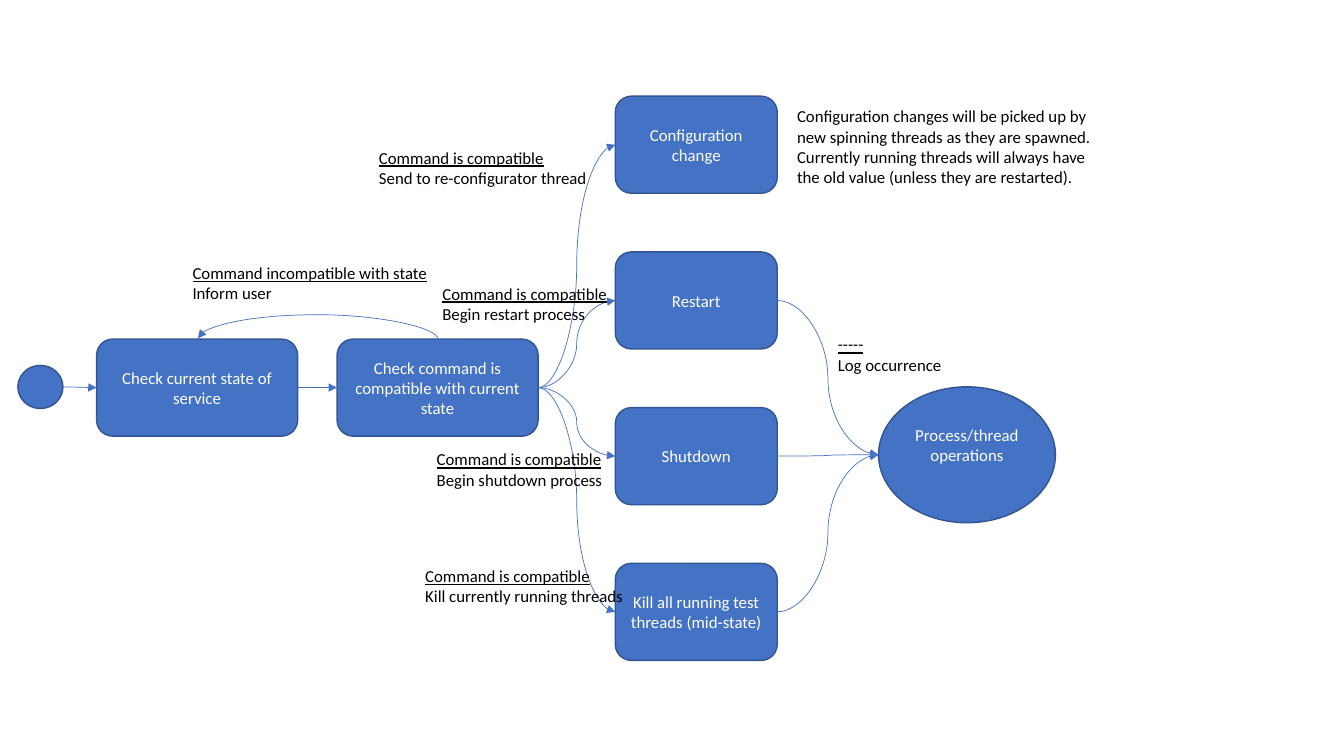
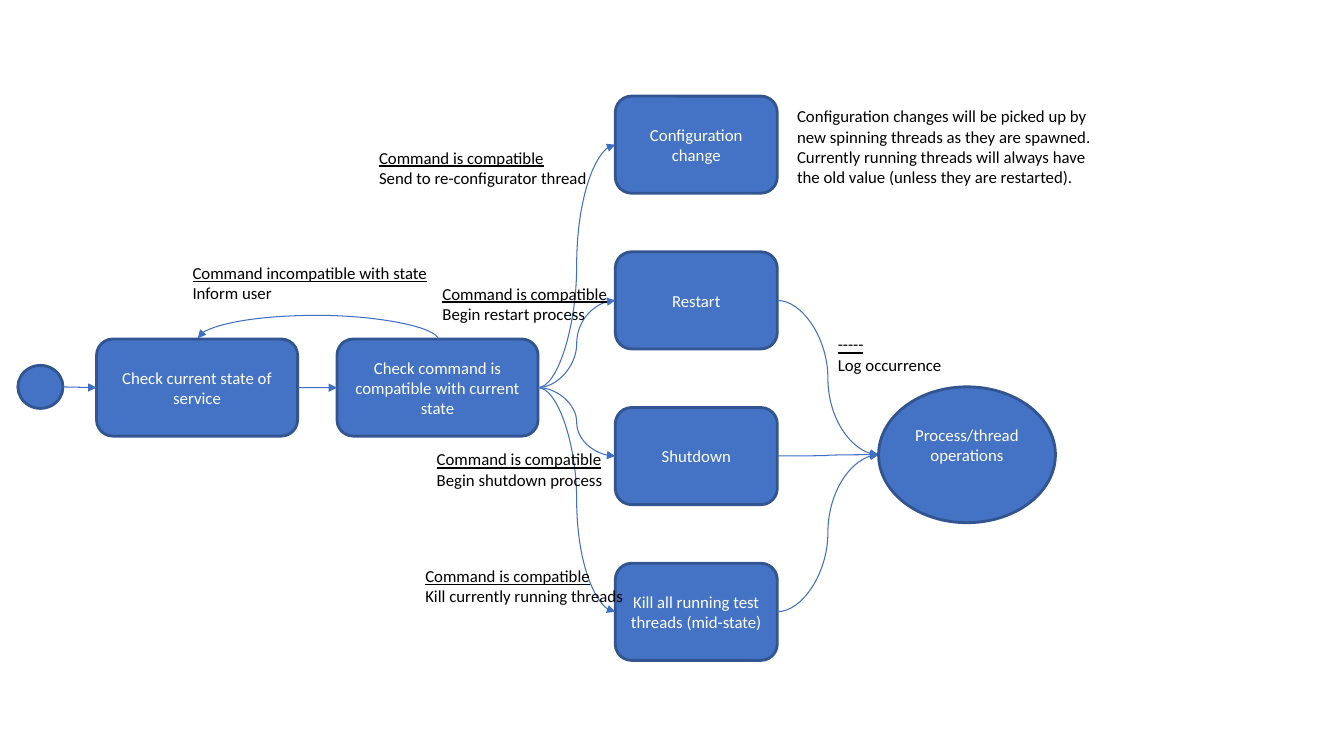
Before and after one commit to HarrisonJM/ProtocolDeveloper, a slide deck: slide 5 of docs/Design & Log/Designs.pptx (slide 4 before the commit). Drawn at 1344x756 pixels with LibreOffice and Linux fonts; fonts in the diff are those of the drawing. Boxes give left, top, right and bottom in pixels: in the first picture for what was removed or moved away, otherwise in the second. Text is boxed around its words. In the diff, an @@ line names an element or a change of style, - is before the commit and + after.

```diff
--- a/docs/Design & Log/Designs.pptx
+++ b/docs/Design & Log/Designs.pptx
@@ outline #325491 1 pt to #325491 2 pt; proportions changed in 5 elements at bbox=[97, 339, 297, 436], bbox=[615, 407, 777, 504], bbox=[337, 339, 537, 436], bbox=[615, 252, 777, 349], bbox=[615, 96, 777, 193] @@
@@ curved arrow (538, 388) - (615, 145): stroke #4472C4 0.5 pt to #3F6FC3 0.75 pt @@
@@ curved arrow (439, 340) - (198, 339): stroke #4472C4 0.5 pt to #3F6FC3 0.75 pt; route changed @@
@@ curved arrow (538, 388) - (615, 300): stroke #4472C4 0.5 pt to #3F6FC3 0.75 pt @@
@@ curved arrow (777, 300) - (879, 455): stroke #4472C4 0.5 pt to #3F6FC3 0.75 pt @@
@@ ellipse at bbox=[18, 366, 64, 409]: outline #325491 1 pt to #325491 2 pt @@
@@ arrow removed from (63, 387) to (97, 388) @@
@@ freeform shape added at bbox=[63, 387, 96, 388], outline #3F6FC3 0.75 pt @@
@@ arrow removed from (297, 388) to (337, 388) @@
@@ freeform shape added at bbox=[297, 388, 337, 388], outline #3F6FC3 0.75 pt @@
@@ curved arrow (538, 388) - (615, 457): stroke #4472C4 0.5 pt to #3F6FC3 0.75 pt @@
@@ curved arrow (538, 388) - (615, 612): stroke #4472C4 0.5 pt to #3F6FC3 0.75 pt @@
@@ curved arrow (777, 612) - (879, 455): stroke #4472C4 0.5 pt to #3F6FC3 0.75 pt @@
@@ curved arrow (777, 456) - (879, 455): stroke #4472C4 0.5 pt to #3F6FC3 0.75 pt; route changed @@
```
Also in this commit, not shown: 5 other slides changed, 1 slide added, 37 other files.
